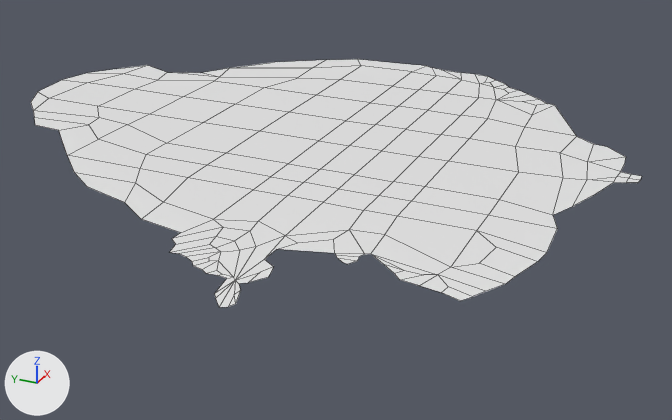
The FBX model Assets/02_Meshes/Environment/waterplane.fbx: old version first, new version second.
Camera for both pictures: a camera (50 mm lens) standing at (-2.222, -1.101, 1.071) and looking at (-0.114, -0.152, 0.017). Every picture has the same lights, and +X, +Y and +Z are marked at lower left. Mesh edges are drawn as thin lines. Where no turn or scale is listed for an object, it has been applied to the vertices.

Names of what the first picture shows: 'waterPlane'.
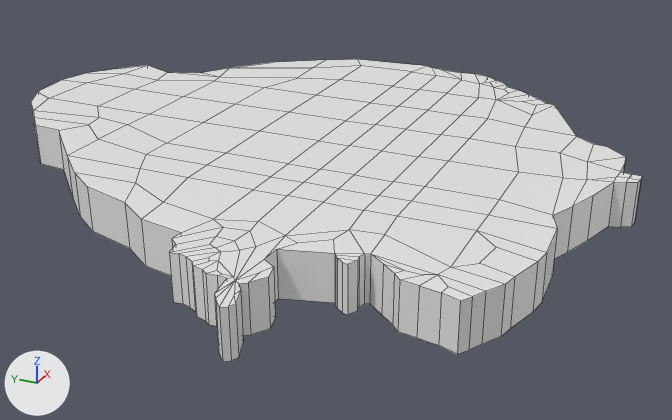
Diff of the bpy script that builds the scene:
```diff
--- a/Assets/02_Meshes/Environment/waterplane.fbx.py
+++ b/Assets/02_Meshes/Environment/waterplane.fbx.py
@@ me_plane_004 @@
 # used by ob_waterplane; location = (0.0, 0.0, 0.2)
-me_plane_004.from_pydata(...)  # 220 vertices, 176 faces; spans x -0.96..0.72, y -0.92..0.91, z 0.0
+me_plane_004.from_pydata(...)  # 315 vertices, 271 faces; spans x -0.96..0.72, y -0.92..0.91, z -0.12..0.0
+# me_plane_004 part 1
+# 1 vertex is removed from x -0.43, y 0.48, z 0.0
+# 1 face is deleted
+# 96 new vertices lie (0.0, 0.0, -0.12) away from vertices in x -0.96..0.72, y -0.92..0.91, z 0.0
+# 96 new faces join them
```

Pixel boxes (x1, y1, x2, y2) of what changed, in the pictures (672 x 420 px):
'waterPlane', reshaped (22% taller)
    before: (31, 59, 642, 307)
    after: (31, 59, 642, 361)
part 1 of me_plane_004, built on
    after: (31, 105, 641, 361)
